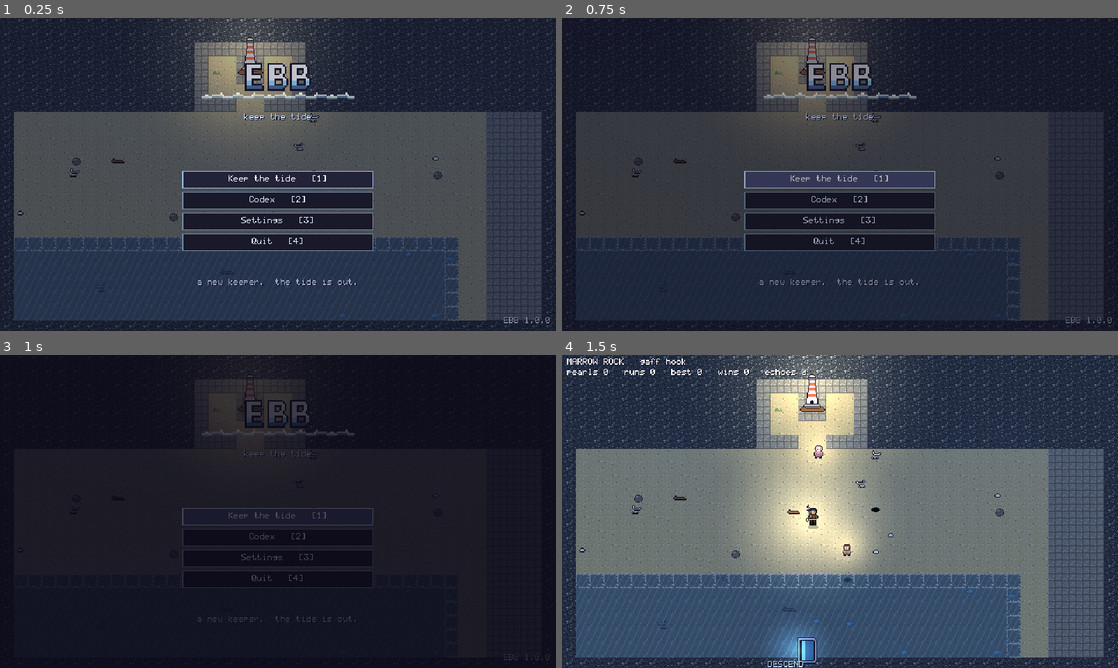
Above: before the commit, frames 1-4 (two rows, left to right).
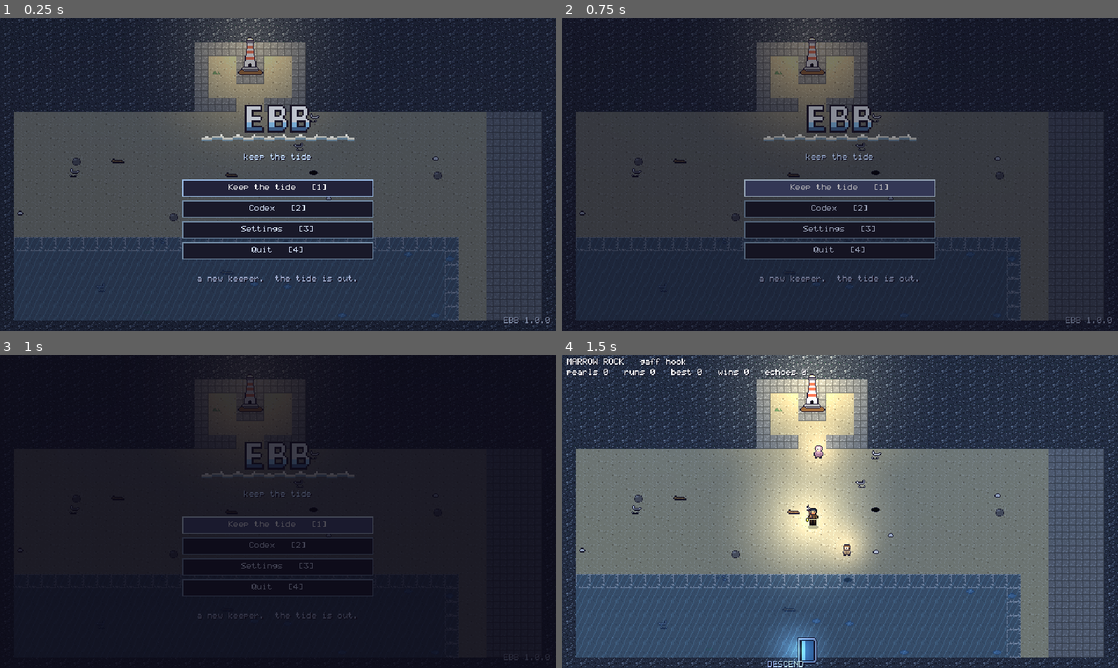
Above: after the commit, the same moments.

Repository: lakshgupta8/EBB
Game: Godot game, scene res://src/title/title.tscn
Same seed, same stepped clock (60 frames per second), same inputs: the game is played once before the commit and once after it.
Inputs (mouse positions are in pixels of both pictures, inside the frame that each line leads up to):
- Up to frame 1 (0.25 s): no input
- Up to frame 2 (0.75 s): click "Keep the tide [1]" at 0.5 s
- Up to frame 3 (1 s): no input
- Up to frame 4 (1.5 s): tap Enter (ui_accept) at 1.25 s; move the mouse to (962, 495) at 1.27 s; press the mouse at (962, 495) at 1.28 s; hold D (move_right) from 1.28 s (still down)

The runs differ from the first frame. In frame 1, 8.4% of the frame differs, in the area x 32-68%, y 14-86%; in frame 2, 6.7%; in frame 3, 3.3%; in frame 4, nothing differs.

Commit message:
Title: logo below the lighthouse
Co-Authored-By: Claude Fable 5.1 <noreply@anthropic.com>

Diff:
--- a/src/title/title.gd
+++ b/src/title/title.gd
@@ -61,17 +61,17 @@
 	logo.texture = LOGO
 	logo.stretch_mode = TextureRect.STRETCH_KEEP
 	logo.scale = Vector2(2, 2)
-	logo.position = Vector2(320 - LOGO.get_width(), 44)
+	logo.position = Vector2(320 - LOGO.get_width(), 92)
 	logo.mouse_filter = Control.MOUSE_FILTER_IGNORE
 	layer.add_child(logo)
 	var tag := UI.label("keep the tide", 8, Color(0.75, 0.85, 1.0), HORIZONTAL_ALIGNMENT_CENTER)
-	tag.position = Vector2(220, 44 + LOGO.get_height() * 2 + 6)
+	tag.position = Vector2(220, 92 + LOGO.get_height() * 2 + 4)
 	tag.size = Vector2(200, 10)
 	layer.add_child(tag)
 
 	var box := VBoxContainer.new()
 	box.add_theme_constant_override("separation", 4)
-	box.position = Vector2(320 - 110, 176)
+	box.position = Vector2(320 - 110, 186)
 	box.size = Vector2(220, 0)
 	layer.add_child(box)
 	_buttons = []
@@ -95,7 +95,7 @@
 
 	var info := UI.label("", 8, Color(0.6, 0.65, 0.78), HORIZONTAL_ALIGNMENT_CENTER)
 	info.name = "Info"
-	info.position = Vector2(120, 300)
+	info.position = Vector2(120, 296)
 	info.size = Vector2(400, 10)
 	layer.add_child(info)
 	var ver := UI.label("EBB %s" % Game.VERSION, 8, Color(0.45, 0.5, 0.6), HORIZONTAL_ALIGNMENT_RIGHT)
